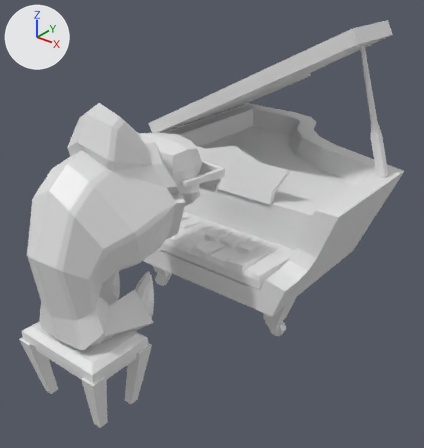
Renders of the FBX model Source/Game/data/models/Characters/JazzBand/SK_Pianist.fbx from each side of a commit.
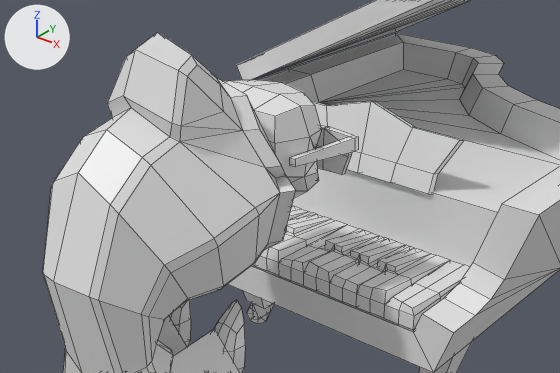
Old and new are each drawn whole from a 50 mm lens placed at (1.87, -1.6, 2.03), pointed at (0.0, 0.74, 0.58) and again close up on the part from 0% to 83% of the width and 18% to 71% of the height. The axes (+X, +Y, +Z) are drawn at upper left. The lights are the same throughout. The last two pictures show the newer version. The close-ups show mesh edges as thin lines. Where no turn or scale is listed for an object, it has been applied to the vertices.

In view in the first close-up: 'SK_Pianist'.
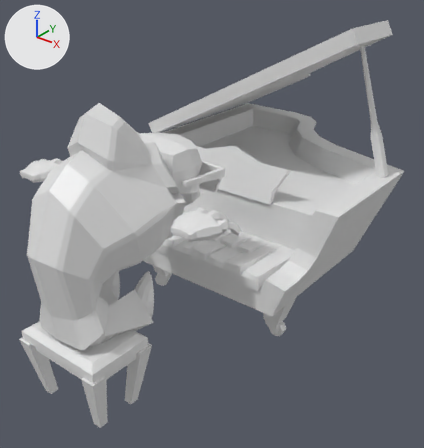
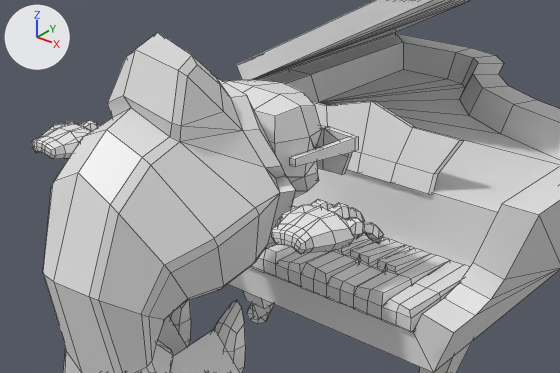
Where the change shows, as pixel boxes (x1, y1, x2, y2) in the close-ups (560 x 373 px; the box of a moved part takes in the faces that stretch with it):
```json
{"object": "SK_Pianist", "change": "reshaped", "before": [43, 0, 560, 373], "after": [32, 0, 560, 373]}
{"part": 1, "of": "me_cube_035", "change": "added", "after": [271, 199, 384, 254]}
{"part": 2, "of": "me_cube_035", "change": "added", "after": [32, 120, 100, 159]}
{"part": 3, "of": "me_cube_035", "change": "moved or reshaped", "before": [253, 234, 441, 330], "after": [251, 244, 441, 332]}
```

Scene script edits in JSON lines:
```json
{"block": "me_cube_035", "where": "# used by ob_sk_pianist; location = (0.0, 0.0, 0.0)"}
{"op": "remove", "block": "me_cube_035", "code": "me_cube_035.from_pydata(...)  # 949 vertices, 1056 faces; spans x -0.82..0.78, y -0.42..2.18, z -0.01..1.65"}
{"op": "add", "block": "me_cube_035", "code": "me_cube_035.from_pydata(...)  # 1465 vertices, 1608 faces; spans x -0.82..0.78, y -0.42..2.18, z -0.01..1.65"}
{"block": "me_cube_035", "change": "me_cube_035 part 1: a new loose piece of 258 vertices spanning x 0.35..0.62, y -0.08..0.21, z 0.89..1.03, in mat_material (white #e7e7e7)"}
{"block": "me_cube_035", "change": "me_cube_035 part 2: a new loose piece of 258 vertices spanning x -0.62..-0.35, y -0.08..0.21, z 0.89..1.03, in mat_material (white #e7e7e7)"}
{"block": "me_cube_035", "change": "me_cube_035 part 3"}
{"block": "me_cube_035", "change": "49 vertices in x -0.5..0.5, y 0.49..0.51, z 0.46..0.56 move by (0.0, -0.02, 0.0)"}
{"block": "me_cube_035", "change": "16 vertices in x -0.49..0.5, y 0.49..0.51, z 0.53..0.55 move by (0.0, -0.01, 0.0)"}
```
